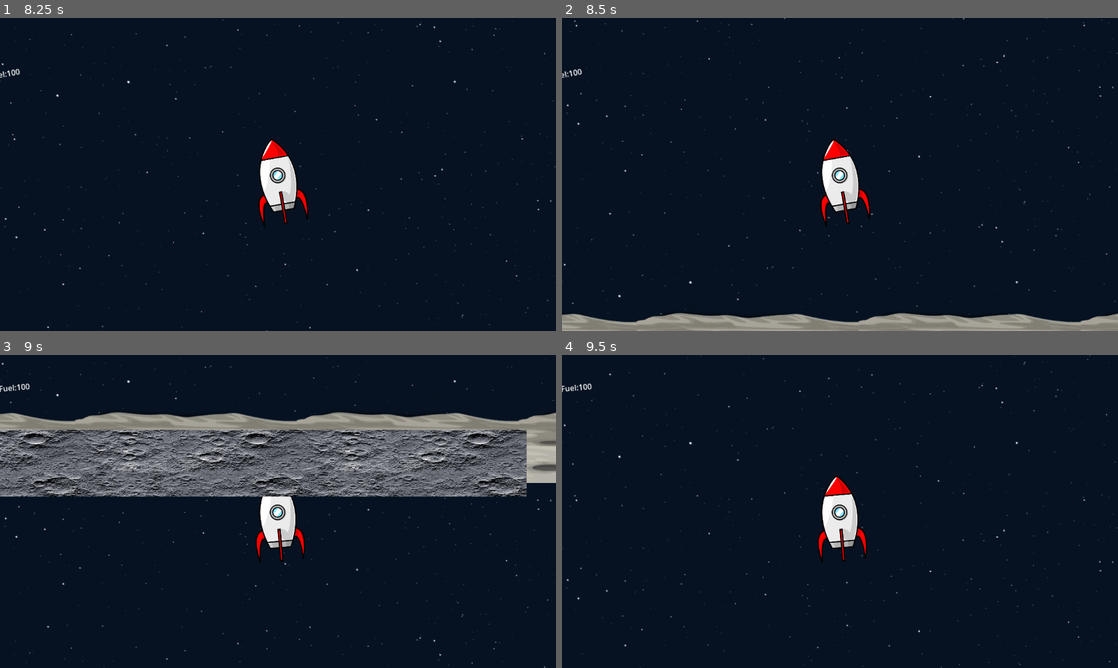
Above: before the commit, frames 1-4 (two rows, left to right).
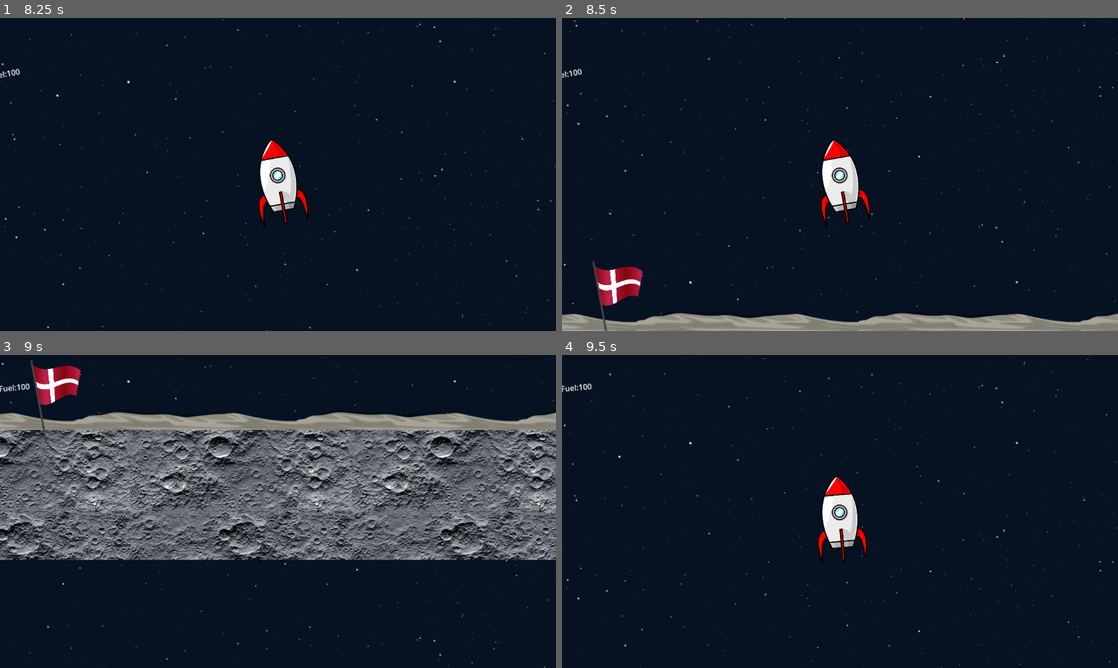
Above: after the commit, the same moments.

Repository: Maggen12/Pocket-lander
Game: Godot game, scene res://MainScreen.tscn
Two runs of this game, one before a commit and one after it. Both use one fixed random seed, a clock stepped at 60 frames per second and the inputs below.
Inputs:
- Up to frame 1 (8.25 s): click "Play" at 0.5 s; hold D (tilt_right) 1.28-2.03 s; hold A (tilt_left) 2.03-2.78 s; hold D (tilt_right) 2.78-3.53 s; hold S (less_thrust) 3.53-4.28 s; hold A (tilt_left) 4.28-6.53 s; hold D (tilt_right) 6.53-7.28 s; hold S (less_thrust) 7.28-8.03 s; hold D (tilt_right) from 8.03 s (still down)
- Up to frame 2 (8.5 s): keep holding D (tilt_right)
- Up to frame 3 (9 s): release D (tilt_right) at 8.78 s; hold A (tilt_left) from 8.78 s (still down)
- Up to frame 4 (9.5 s): keep holding A (tilt_left)

Frame 1 is identical in both runs. In frame 2, 0.9% of the frame differs, in the area x 5-15%, y 77-100%; in frame 3, 34%, in the area x 0-100%, y 1-66%; in frame 4, nothing differs.

Commit message:
updateee

Diff:
--- a/pocket-lander/Gameplay.tscn
+++ b/pocket-lander/Gameplay.tscn
@@ -1,10 +1,11 @@
-[gd_scene load_steps=7 format=3 uid="uid://bmj7s6wjb5gca"]
+[gd_scene load_steps=8 format=3 uid="uid://bmj7s6wjb5gca"]
 
 [ext_resource type="PackedScene" uid="uid://bntrhhn6n68fu" path="res://rocketship.tscn" id="1_5r2ls"]
 [ext_resource type="Texture2D" uid="uid://bu6qd4j6dc2c3" path="res://spacebackdrop.png" id="1_tps0b"]
 [ext_resource type="Texture2D" uid="uid://d8jf8gq6ti80" path="res://earthtrum.png" id="2_ofk8k"]
 [ext_resource type="Texture2D" uid="uid://ctphkeyli0sla" path="res://moon-surface-seamless-texture-background-closeup-moon-surface-texture-188679621.webp" id="2_pkqox"]
 [ext_resource type="Texture2D" uid="uid://ibejeo7vkvv3" path="res://moonsurface.png" id="4_cpuac"]
+[ext_resource type="Texture2D" uid="uid://6n1cwuo45vp1" path="res://flagstang.png" id="6_vhphb"]
 
 [sub_resource type="RectangleShape2D" id="RectangleShape2D_03miq"]
 
@@ -35,23 +36,28 @@
 [node name="Camera2D2" type="Camera2D" parent="CharacterBody2D"]
 position = Vector2(-2, 2)
 
-[node name="Area2D" type="Area2D" parent="."]
+[node name="floor" type="Area2D" parent="."]
 
-[node name="Parallax2D2" type="Parallax2D" parent="Area2D"]
+[node name="Parallax2D2" type="Parallax2D" parent="floor"]
 repeat_size = Vector2(460, 0)
-repeat_times = 5
+repeat_times = 7
 
-[node name="Sprite2D2" type="Sprite2D" parent="Area2D/Parallax2D2"]
+[node name="Sprite2D2" type="Sprite2D" parent="floor/Parallax2D2"]
 position = Vector2(296, 4112)
 texture = ExtResource("4_cpuac")
 
-[node name="Sprite2D" type="Sprite2D" parent="Area2D/Parallax2D2"]
+[node name="Sprite2D" type="Sprite2D" parent="floor/Parallax2D2"]
 visibility_layer = 8
-position = Vector2(-152, 4200)
-scale = Vector2(0.58, 0.276)
+position = Vector2(232, 4265.5)
+scale = Vector2(0.58, 0.538)
 texture = ExtResource("2_pkqox")
 
-[node name="CollisionShape2D" type="CollisionShape2D" parent="Area2D"]
+[node name="floor_collision" type="CollisionShape2D" parent="floor"]
 position = Vector2(0, 4184)
 scale = Vector2(7500, 5)
 shape = SubResource("RectangleShape2D_03miq")
+
+[node name="Sprite2D2" type="Sprite2D" parent="."]
+position = Vector2(24, 4072)
+scale = Vector2(0.05, 0.05)
+texture = ExtResource("6_vhphb")
Binary file added: pocket-lander/flagstang.png
Not shown, added: pocket-lander/flagstang.png.import
